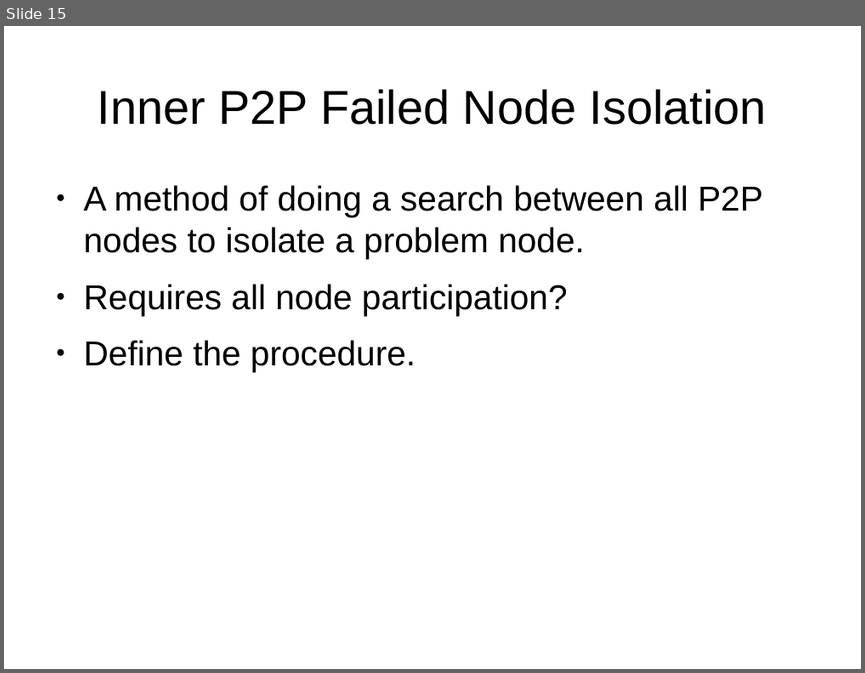
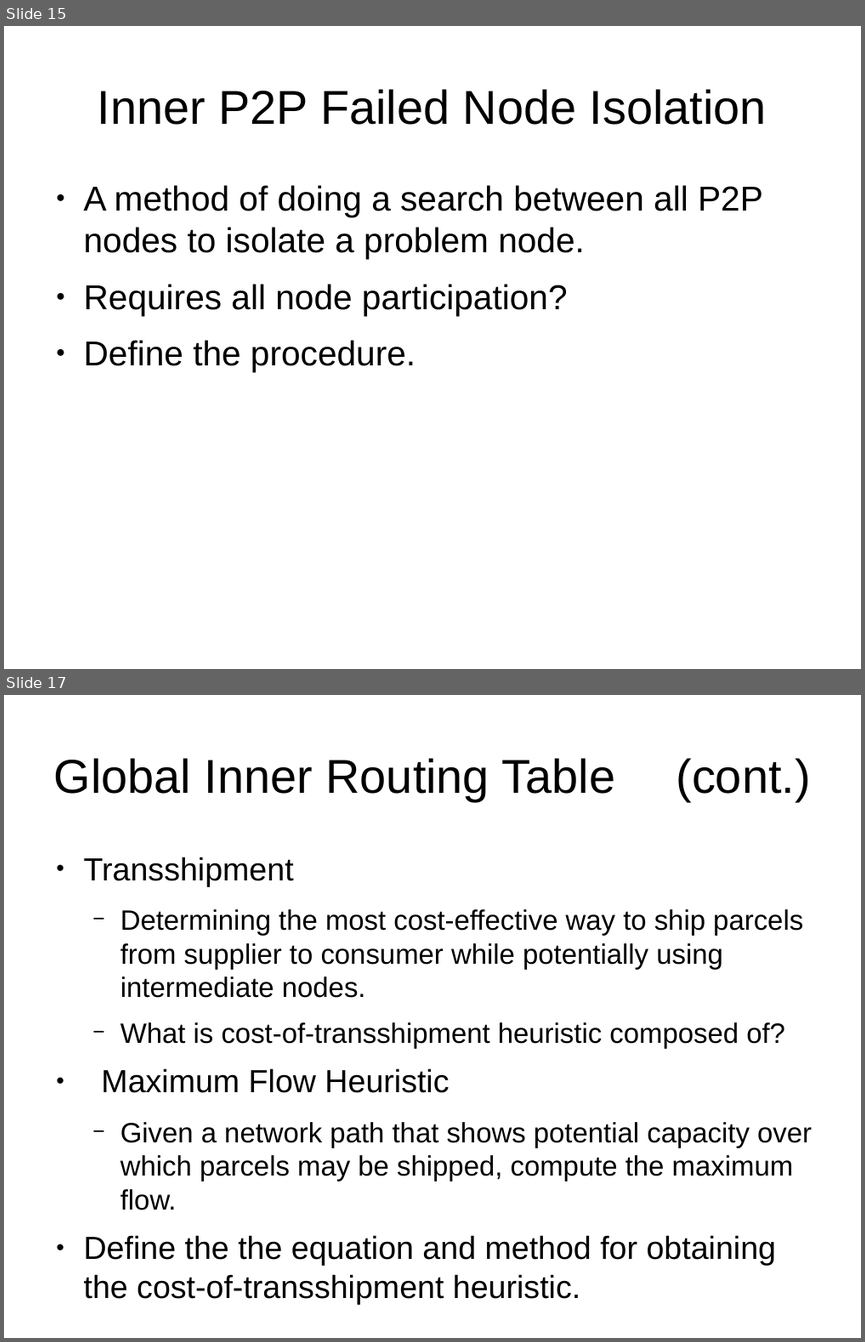
Before and after one commit to 8bitgeek/hive, a slide deck: docs/hive-slides.odp. Shown one above the other, each under a label of ours: slide 15 before the commit, slides 15 and 17 after it; the slides between them are not shown. The pictures are 865x673 and 865x1342 pixels, drawn with LibreOffice and Linux fonts; fonts in the diff are those of the drawing; background and template pictures are left out. Boxes give left, top, right and bottom in pixels: in the first picture for what was removed or moved away, otherwise in the second. Text is boxed around its words. In the diff, an @@ line names an element or a change of style, - is before the commit and + after.

```diff
--- a/docs/hive-slides.odp
+++ b/docs/hive-slides.odp
@@ slide 17 added at <box>4,695,861,1338</box>, background #FFFFFF @@
@@ title added at <box>54,758,810,801</box>, 44 pt, text #000000 @@
+Global Inner Routing Table (cont.)
@@ text added at <box>84,857,812,1304</box>, 25.9 pt, text #000000 @@
+● Transshipment
+  − Determining the most cost-effective way to ship parcels from supplier to consumer while potentially using intermediate nodes.
+  − What is cost-of-transshipment heuristic composed of?
+● Maximum Flow Heuristic
+  − Given a network path that shows potential capacity over which parcels may be shipped, compute the maximum flow.
+● Define the the equation and method for obtaining the cost-of-transshipment heuristic.
```
Also in this commit, not shown: 2 slides changed, 3 other slides added.
